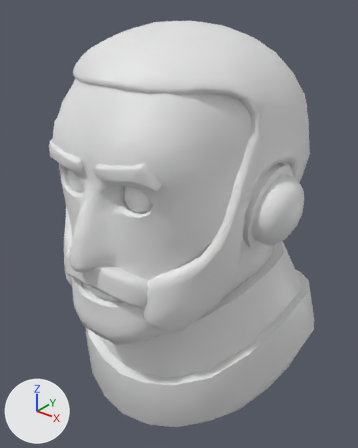
Two versions of the Blender file Heads/Police/WonderBody/Strong/Type1/Head_Police_WonderBody_Strong_Type1.1.blend, one commit apart.
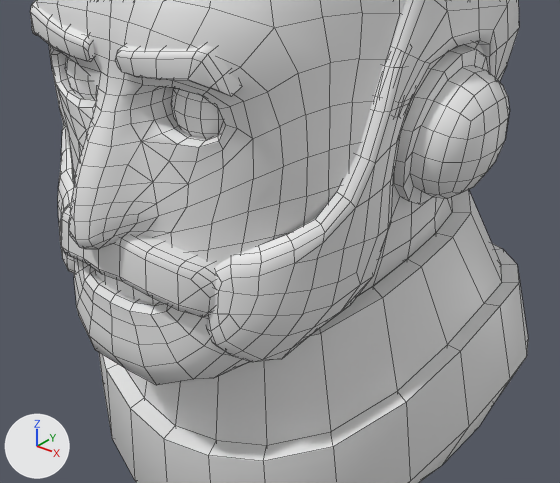
Each version is shown whole from a 50 mm camera at (0.233, -0.315, 1.83) aimed at (-0.009, -0.013, 1.643), then close up on the part from 9% to 93% of the width and 31% to 89% of the height. Lighting does not change. The marker at lower left points along +X, +Y and +Z. The first two pictures are the older version. The close-ups show mesh edges as thin lines.

In view in the first close-up: 'Head_Police_WonderBody_Strong_Type1.1'.
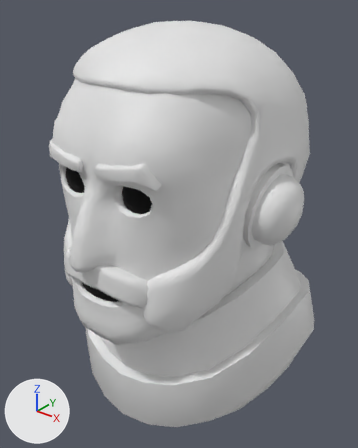
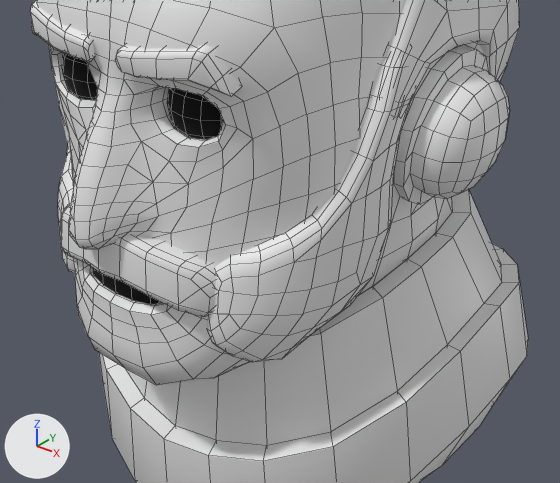
The newer file adds a shape key; the second version is drawn at full value of the shape key 'BlendShape_EyesClosed' of 'Head_Police_WonderBody_Strong_Type1.1', and the change is written as the vertex moves it makes.

Pixel boxes [x1, y1, x2, y2] of what changed, in the close-ups (560 x 483 px; the box of a moved part takes in the faces that stretch with it):
part 1 of me_head_police_wonderbody_strong_type1_1, moved or reshaped (not visible before): after [167, 88, 224, 139]
part 2 of me_head_police_wonderbody_strong_type1_1, moved or reshaped (not visible before): after [62, 52, 98, 100]
part 3 of me_head_police_wonderbody_strong_type1_1, moved or reshaped (not visible before): after [93, 268, 163, 304]
part 4 of me_head_police_wonderbody_strong_type1_1, moved or reshaped: before [52, 0, 484, 385]; after [52, 0, 483, 385]
part 5 of me_head_police_wonderbody_strong_type1_1, surface changed: [52, 50, 443, 396] in both

The edits, one by one:
me_head_police_wonderbody_strong_type1_1 is used by ob_head_police_wonderbody_strong_type1_1; location (0.0, 0.0, 0.0).
me_head_police_wonderbody_strong_type1_1 had 2554 vertices, 2456 faces and spanned x -0.108..0.108, y -0.137..0.109, z 1.452..1.807.
me_head_police_wonderbody_strong_type1_1 now has 2535 vertices, 2440 faces and spans x -0.108..0.108, y -0.137..0.109, z 1.452..1.807.
me_head_police_wonderbody_strong_type1_1 part 1: the loose piece of 57 vertices spanning x 0.011..0.046, y -0.068..-0.051, z 1.688..1.724 is moved by (0.0, -0.04, 0.0).
me_head_police_wonderbody_strong_type1_1 part 2: the loose piece of 57 vertices spanning x -0.046..-0.011, y -0.068..-0.051, z 1.688..1.724 is moved by (0.0, -0.04, 0.0).
me_head_police_wonderbody_strong_type1_1 part 3: the loose piece of 14 vertices spanning x -0.024..0.024, y -0.114..-0.105, z 1.626..1.64 is moved by (0.0, -0.006, 0.0).
Part 4, on me_head_police_wonderbody_strong_type1_1:
39 vertices are removed from x -0.079..0.079, y -0.114..0.03, z 1.633..1.722.
205 faces are deleted.
10 vertices in x -0.078..-0.058, y -0.091..-0.067, z 1.653..1.69 move by (0.002, 0.001, 0.0).
7 vertices in x 0.025..0.079, y -0.119..-0.066, z 1.616..1.688 move by (-0.001, 0.001, 0.0).
7 vertices in x -0.079..0.068, y 0.016..0.042, z 1.648..1.711 move by (0.0, -0.002, 0.0).
6 vertices in x -0.069..0.066, y -0.084..-0.064, z 1.649..1.724 move by (0.0, 0.001, 0.0).
6 vertices in x -0.066..0.069, y -0.085..-0.055, z 1.648..1.724 move by (0.0, 0.002, 0.0).
5 vertices in x 0.065..0.078, y -0.082..-0.067, z 1.668..1.69 move by (-0.002, 0.001, 0.0).
70 vertices move from x -0.084..0.084, y -0.123..0.041, z 1.608..1.752 to x -0.084..0.084, y -0.122..0.04, z 1.609..1.753.
20 vertices are added at x -0.079..0.079, y -0.065..0.019, z 1.633..1.722.
189 new faces join them, mat_material_head_police_wonderbody_strong_type1_1 (white #e7e7e7).
me_head_police_wonderbody_strong_type1_1 part 5: 1133 kept faces spanning x -0.108..0.108, y -0.137..0.109, z 1.452..1.804 get new texture (UV) coordinates.
